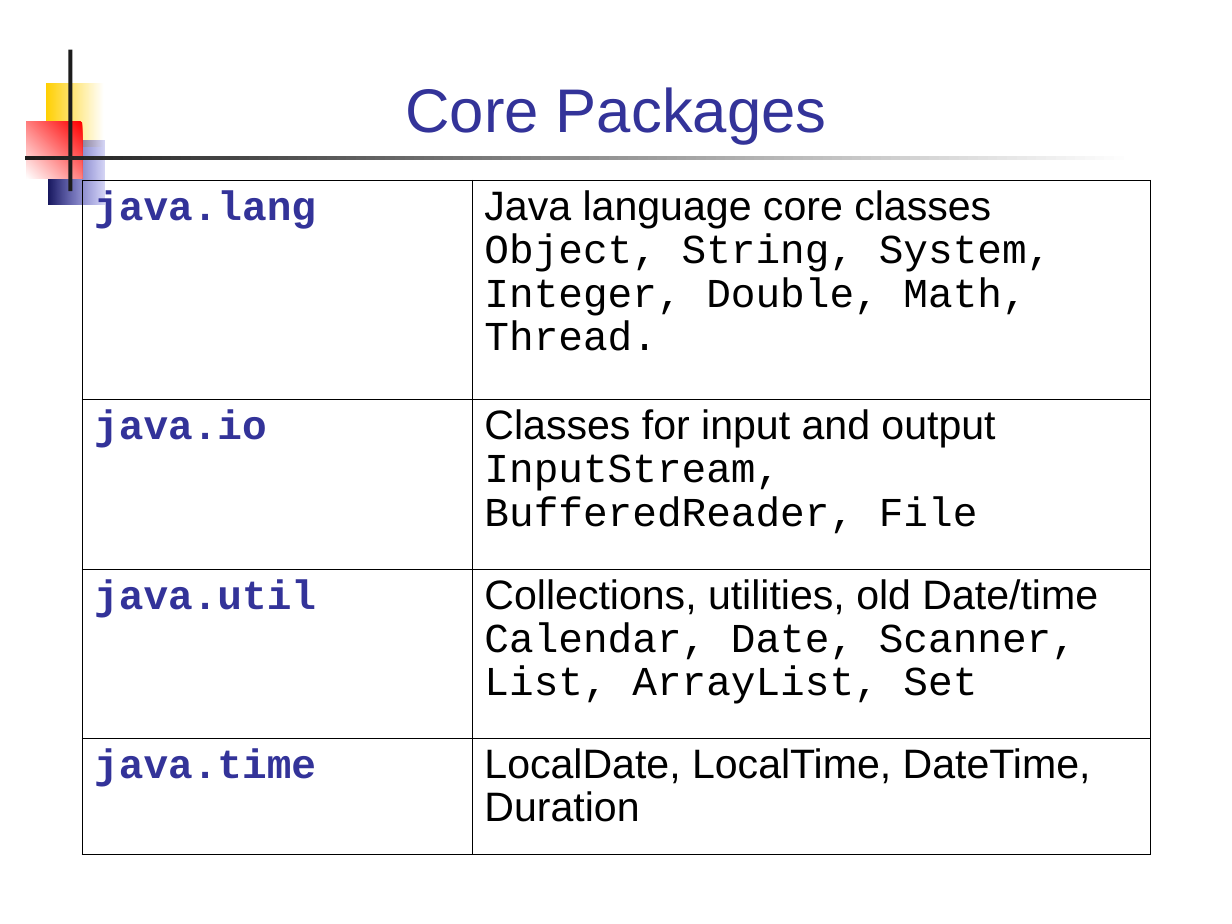
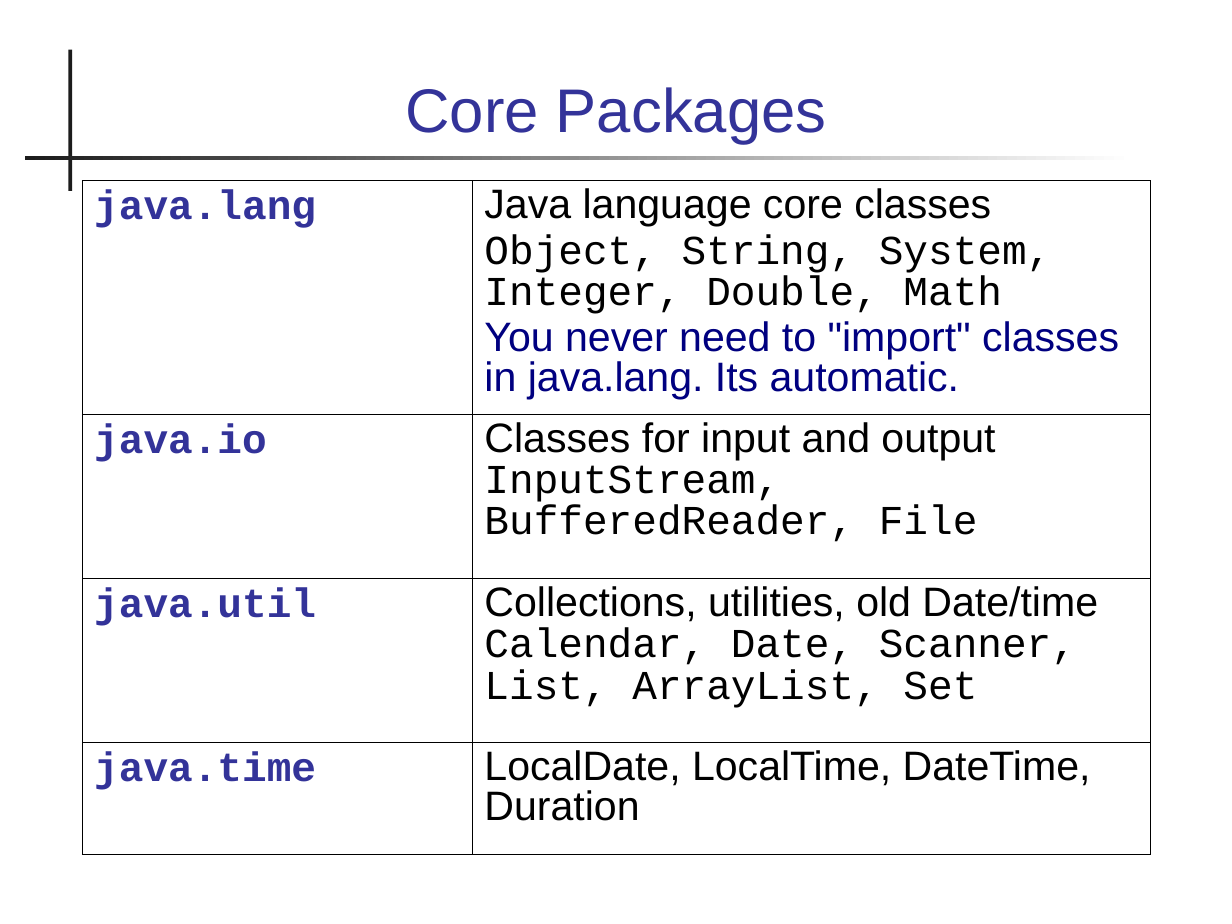
Before and after one commit to skeoop/skeoop.github.io, a slide deck: slide 3 of java-basics/21-Packages.ppt. Drawn at 1232x924 pixels with LibreOffice and Linux fonts; fonts in the diff are those of the drawing. Boxes give left, top, right and bottom in pixels: in the first picture for what was removed or moved away, otherwise in the second. Text is boxed around its words. In the diff, an @@ line names an element or a change of style, - is before the commit and + after.

Commit message:
update some slides on java basics

```diff
--- a/java-basics/21-Packages.ppt
+++ b/java-basics/21-Packages.ppt
@@ rectangle removed at [46, 83, 103, 147] @@
@@ rectangle removed at [27, 122, 83, 179] @@
@@ rectangle removed at [48, 140, 103, 205] @@
@@ table at [83, 180, 1151, 854] @@
@@ row 1, column 2: "Java language core classes / Object, String, System, Integer, Double, Math, Thread." to "Java language core classes / Object, String, System, Integer, Double, Math / You never need to "import" classes in java.lang. Its automatic." @@
@@ line spacing 0.94 to 0.89 @@
@@ line spacing 0.93 to 0.87 @@
@@ borders changed @@
```
Also in this commit, not shown: 16 other slides changed, 1 slide added, 1 slide removed, 16 other files.
